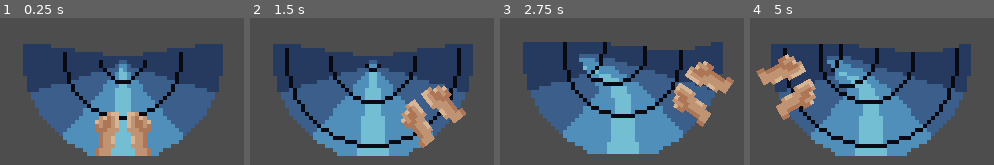
Above: before the commit, frames 1-4 (left to right).
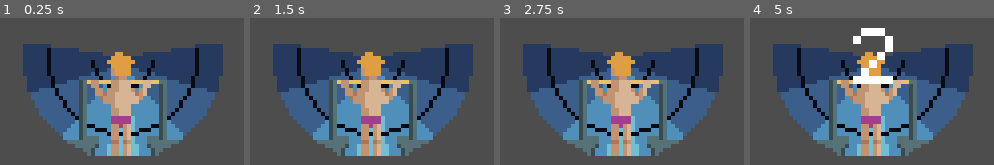
Above: after the commit, the same moments.

Repository: Jin9310/PixelArtJam
Game: Godot game, scene res://Scenes/game.tscn
Same seed, same stepped clock (60 frames per second), same inputs: the game is played once before the commit and once after it.
Inputs:
- Up to frame 1 (0.25 s): no input
- Up to frame 2 (1.5 s): tap Enter at 0.5 s; hold Right (move_right) 0.53-1.28 s; tap 1 (change_anim_1) at 0.6 s; tap 2 (change_anim_2) at 0.8, 1.35 s; hold Left (move_left) from 1.28 s (still down)
- Up to frame 3 (2.75 s): tap 3 (change_anim_3) at 1.55, 2.1 s; release Left (move_left) at 2.03 s; hold Right (move_right) from 2.03 s (still down); tap Space (press_start, bound only after the commit) at 2.3 s
- Up to frame 4 (5 s): tap Space (press_start, bound only after the commit) at 2.85 s; tap 1 (change_anim_1) at 3.05, 3.6 s; release Right (move_right) at 3.53 s; hold Left (move_left) from 3.53 s (still down); tap 2 (change_anim_2) at 3.8, 4.35 s; tap 3 (change_anim_3) at 4.55 s

The runs differ from the first frame. In frame 1, 19% of the frame differs, in the area x 19-82%, y 20-94%; in frame 2, 21%; in frame 3, 27%; in frame 4, 28%, in the area x 2-92%, y 6-94%.

Commit message:
entry anim + hud

Diff:
--- /dev/null
+++ b/Scenes/hud.tscn
@@ -0,0 +1,44 @@
+[gd_scene load_steps=3 format=3 uid="uid://tcqml3ljubd"]
+
+[ext_resource type="Script" path="res://Scripts/hud.gd" id="1_nfrbp"]
+[ext_resource type="FontFile" uid="uid://c18lhfwxil1yk" path="res://fonts/PixelOperator8.ttf" id="2_cv4ba"]
+
+[node name="HUD" type="CanvasLayer"]
+script = ExtResource("1_nfrbp")
+
+[node name="Control" type="Control" parent="."]
+layout_mode = 3
+anchors_preset = 15
+anchor_right = 1.0
+anchor_bottom = 1.0
+grow_horizontal = 2
+grow_vertical = 2
+
+[node name="countdown" type="Label" parent="Control"]
+unique_name_in_owner = true
+visible = false
+layout_mode = 1
+anchors_preset = 8
+anchor_left = 0.5
+anchor_top = 0.5
+anchor_right = 0.5
+anchor_bottom = 0.5
+offset_left = -20.0
+offset_top = -11.5
+offset_right = 20.0
+offset_bottom = 11.5
+grow_horizontal = 2
+grow_vertical = 2
+theme_override_fonts/font = ExtResource("2_cv4ba")
+theme_override_font_sizes/font_size = 64
+text = "GO!"
+horizontal_alignment = 1
+vertical_alignment = 1
+
+[node name="Control2" type="Control" parent="."]
+layout_mode = 3
+anchors_preset = 15
+anchor_right = 1.0
+anchor_bottom = 1.0
+grow_horizontal = 2
+grow_vertical = 2
--- a/Scenes/player.tscn
+++ b/Scenes/player.tscn
@@ -11,6 +11,7 @@
 
 [node name="Sprite2D" type="Sprite2D" parent="."]
 unique_name_in_owner = true
+visible = false
 texture = ExtResource("2_lxitd")
 
 [node name="CollisionShape2D" type="CollisionShape2D" parent="."]
--- a/Scenes/tube.tscn
+++ b/Scenes/tube.tscn
@@ -19,6 +19,100 @@
 "transitions": PackedFloat32Array(1),
 "update": 1,
 "values": [0]
+}
+
+[sub_resource type="Animation" id="Animation_h6bsl"]
+resource_name = "build_left"
+length = 0.3
+tracks/0/type = "value"
+tracks/0/imported = false
+tracks/0/enabled = true
+tracks/0/path = NodePath("Sprite2D:frame")
+tracks/0/interp = 1
+tracks/0/loop_wrap = true
+tracks/0/keys = {
+"times": PackedFloat32Array(0, 0.1, 0.2),
+"transitions": PackedFloat32Array(1, 1, 1),
+"update": 1,
+"values": [15, 16, 17]
+}
+
+[sub_resource type="Animation" id="Animation_jcsor"]
+resource_name = "build_right"
+length = 0.3
+tracks/0/type = "value"
+tracks/0/imported = false
+tracks/0/enabled = true
+tracks/0/path = NodePath("Sprite2D:frame")
+tracks/0/interp = 1
+tracks/0/loop_wrap = true
+tracks/0/keys = {
+"times": PackedFloat32Array(0, 0.1, 0.2),
+"transitions": PackedFloat32Array(1, 1, 1),
+"update": 1,
+"values": [6, 7, 8]
+}
+
+[sub_resource type="Animation" id="Animation_jlw3x"]
+resource_name = "debuild_left"
+length = 0.5
+tracks/0/type = "value"
+tracks/0/imported = false
+tracks/0/enabled = true
+tracks/0/path = NodePath("Sprite2D:frame")
+tracks/0/interp = 1
+tracks/0/loop_wrap = true
+tracks/0/keys = {
+"times": PackedFloat32Array(0, 0.1, 0.2, 0.3, 0.4),
+"transitions": PackedFloat32Array(1, 1, 1, 1, 1),
+"update": 1,
+"values": [18, 19, 0, 1, 2]
+}
+
+[sub_resource type="Animation" id="Animation_cnx37"]
+resource_name = "debuild_right"
+length = 0.5
+tracks/0/type = "value"
+tracks/0/imported = false
+tracks/0/enabled = true
+tracks/0/path = NodePath("Sprite2D:frame")
+tracks/0/interp = 1
+tracks/0/loop_wrap = true
+tracks/0/keys = {
+"times": PackedFloat32Array(0, 0.1, 0.2, 0.3, 0.4),
+"transitions": PackedFloat32Array(1, 1, 1, 1, 1),
+"update": 1,
+"values": [9, 10, 0, 1, 2]
+}
+
+[sub_resource type="Animation" id="Animation_0rbb1"]
+resource_name = "go"
+length = 1.4
+tracks/0/type = "value"
+tracks/0/imported = false
+tracks/0/enabled = true
+tracks/0/path = NodePath("Sprite2D:frame")
+tracks/0/interp = 1
+tracks/0/loop_wrap = true
+tracks/0/keys = {
+"times": PackedFloat32Array(0, 0.1, 0.2, 0.3, 0.4, 0.5, 0.6, 0.7, 0.8, 0.9, 1, 1.1, 1.2, 1.3),
+"transitions": PackedFloat32Array(1, 1, 1, 1, 1, 1, 1, 1, 1, 1, 1, 1, 1, 1),
+"update": 1,
+"values": [22, 23, 24, 25, 26, 27, 28, 29, 30, 31, 32, 33, 34, 35]
+}
+tracks/1/type = "method"
+tracks/1/imported = false
+tracks/1/enabled = true
+tracks/1/path = NodePath(".")
+tracks/1/interp = 1
+tracks/1/loop_wrap = true
+tracks/1/keys = {
+"times": PackedFloat32Array(1.4),
+"transitions": PackedFloat32Array(1),
+"values": [{
+"args": [],
+"method": &"starting_straight_anim"
+}]
 }
 
 [sub_resource type="Animation" id="Animation_lhoj6"]
@@ -83,6 +177,37 @@
 }]
 }
 
+[sub_resource type="Animation" id="Animation_pdpgb"]
+resource_name = "start_anim"
+length = 1.5
+loop_mode = 1
+tracks/0/type = "value"
+tracks/0/imported = false
+tracks/0/enabled = true
+tracks/0/path = NodePath("Sprite2D:frame")
+tracks/0/interp = 1
+tracks/0/loop_wrap = true
+tracks/0/keys = {
+"times": PackedFloat32Array(0, 0.1, 0.2, 0.3, 0.4, 0.5, 0.6, 0.7, 0.8, 0.9, 1, 1.1, 1.2, 1.3, 1.4),
+"transitions": PackedFloat32Array(1, 1, 1, 1, 1, 1, 1, 1, 1, 1, 1, 1, 1, 1, 1),
+"update": 1,
+"values": [0, 1, 2, 0, 1, 2, 0, 1, 2, 0, 1, 2, 0, 1, 2]
+}
+tracks/1/type = "method"
+tracks/1/imported = false
+tracks/1/enabled = true
+tracks/1/path = NodePath(".")
+tracks/1/interp = 1
+tracks/1/loop_wrap = true
+tracks/1/keys = {
+"times": PackedFloat32Array(1.5),
+"transitions": PackedFloat32Array(1),
+"values": [{
+"args": [],
+"method": &"change_piece"
+}]
+}
+
 [sub_resource type="Animation" id="Animation_jyygu"]
 resource_name = "straight"
 length = 1.2
@@ -114,68 +239,21 @@
 }]
 }
 
-[sub_resource type="Animation" id="Animation_jcsor"]
-resource_name = "build_right"
-length = 0.3
-tracks/0/type = "value"
-tracks/0/imported = false
-tracks/0/enabled = true
-tracks/0/path = NodePath("Sprite2D:frame")
-tracks/0/interp = 1
-tracks/0/loop_wrap = true
-tracks/0/keys = {
-"times": PackedFloat32Array(0, 0.1, 0.2),
-"transitions": PackedFloat32Array(1, 1, 1),
-"update": 1,
-"values": [6, 7, 8]
-}
-
-[sub_resource type="Animation" id="Animation_cnx37"]
-resource_name = "debuild_right"
-length = 0.5
-tracks/0/type = "value"
-tracks/0/imported = false
-tracks/0/enabled = true
-tracks/0/path = NodePath("Sprite2D:frame")
-tracks/0/interp = 1
-tracks/0/loop_wrap = true
-tracks/0/keys = {
-"times": PackedFloat32Array(0, 0.1, 0.2, 0.3, 0.4),
-"transitions": PackedFloat32Array(1, 1, 1, 1, 1),
-"update": 1,
-"values": [9, 10, 0, 1, 2]
-}
-
-[sub_resource type="Animation" id="Animation_h6bsl"]
-resource_name = "build_left"
-length = 0.3
-tracks/0/type = "value"
-tracks/0/imported = false
-tracks/0/enabled = true
-tracks/0/path = NodePath("Sprite2D:frame")
-tracks/0/interp = 1
-tracks/0/loop_wrap = true
-tracks/0/keys = {
-"times": PackedFloat32Array(0, 0.1, 0.2),
-"transitions": PackedFloat32Array(1, 1, 1),
-"update": 1,
-"values": [15, 16, 17]
-}
-
-[sub_resource type="Animation" id="Animation_jlw3x"]
-resource_name = "debuild_left"
-length = 0.5
-tracks/0/type = "value"
-tracks/0/imported = false
-tracks/0/enabled = true
-tracks/0/path = NodePath("Sprite2D:frame")
-tracks/0/interp = 1
-tracks/0/loop_wrap = true
-tracks/0/keys = {
-"times": PackedFloat32Array(0, 0.1, 0.2, 0.3, 0.4),
-"transitions": PackedFloat32Array(1, 1, 1, 1, 1),
-"update": 1,
-"values": [18, 19, 0, 1, 2]
+[sub_resource type="Animation" id="Animation_1okso"]
+resource_name = "waiting"
+length = 0.1
+loop_mode = 1
+tracks/0/type = "value"
+tracks/0/imported = false
+tracks/0/enabled = true
+tracks/0/path = NodePath("Sprite2D:frame")
+tracks/0/interp = 1
+tracks/0/loop_wrap = true
+tracks/0/keys = {
+"times": PackedFloat32Array(0),
+"transitions": PackedFloat32Array(1),
+"update": 1,
+"values": [21]
 }
 
 [sub_resource type="AnimationLibrary" id="AnimationLibrary_j5myd"]
@@ -185,9 +263,12 @@
 "build_right": SubResource("Animation_jcsor"),
 "debuild_left": SubResource("Animation_jlw3x"),
 "debuild_right": SubResource("Animation_cnx37"),
+"go": SubResource("Animation_0rbb1"),
 "left": SubResource("Animation_lhoj6"),
 "right": SubResource("Animation_ycf83"),
-"straight": SubResource("Animation_jyygu")
+"start_anim": SubResource("Animation_pdpgb"),
+"straight": SubResource("Animation_jyygu"),
+"waiting": SubResource("Animation_1okso")
 }
 
 [sub_resource type="Animation" id="Animation_vsaal"]
@@ -251,7 +332,7 @@
 
 [node name="Sprite2D" type="Sprite2D" parent="."]
 texture = ExtResource("2_ro0xt")
-hframes = 21
+hframes = 36
 
 [node name="CollisionShape2D" type="CollisionShape2D" parent="."]
 visible = false
@@ -261,11 +342,10 @@
 libraries = {
 "": SubResource("AnimationLibrary_j5myd")
 }
-autoplay = "straight"
+autoplay = "waiting"
 
 [node name="Timer" type="Timer" parent="."]
 unique_name_in_owner = true
-autostart = true
 
 [node name="Camera2D" type="Camera2D" parent="."]
 unique_name_in_owner = true
--- a/Scripts/Player.gd
+++ b/Scripts/Player.gd
@@ -1,4 +1,6 @@
 extends CharacterBody2D
+
+@onready var tube: Node = get_node("/root/Game/Tube")
 
 # Circle parameters
 var center := Vector2(576/2, 324/2)  # Center of the circle
@@ -9,6 +11,9 @@
 var angular_speed = 2  # Angular speed of movement
 var min_angle = PI/6  # Minimum angle on the left side (30 degrees)
 var max_angle = 5*PI/6  # Maximum angle on the right side (150 degrees)
+
+func _ready():
+	tube.connect("show_feet", show_feet)
 
 func _physics_process(delta):
 	# Handle player input for movement
@@ -27,3 +32,6 @@
 
 	# Rotate the sprite
 	%Sprite2D.rotation = angle - PI/2  # Adjust rotation to match character's orientation
+
+func show_feet():
+	%Sprite2D.visible = true
--- /dev/null
+++ b/Scripts/hud.gd
@@ -0,0 +1,3 @@
+extends CanvasLayer
+
+@onready var countdown = %countdown
--- a/Scripts/tube.gd
+++ b/Scripts/tube.gd
@@ -1,13 +1,16 @@
 extends Area2D
 
-#play start animation - drop into the tube - it will be a press of SPACE key
+# play start animation - drop into the tube - it will be a press of SPACE key
 # have a countdown 3 2 1 GO! with the background of straight animation which needs to be separated from the current straight animation
-#on GO! timer starts and I start to randomly change the animations
+# on GO! timer starts and I start to randomly change the animations
 # I will change these in change_piece() func
 # after animation is done, this func is called again
 # I will count all animations and will set the finite number for race
 # once I reach that number, straight animation is set with last 5 loops followed by an end animation - fall into the pool
 # final stats continues and hopefully some online leaderboard
+
+signal show_feet
+signal race_start
 
 var center := Vector2(576/2, 324/2+5)  # Center of the screen
 @onready var animation_player = $AnimationPlayer
@@ -23,10 +26,7 @@
 var number_of_rights: int
 var number_of_lefts: int
 
-var timer: float
-
 var countdown: int = 4
-var race_start: bool = false
 
 func _physics_process(delta):
 	var position_of_tube = center
@@ -43,31 +43,13 @@
 	else:
 		%CameraAnim.play("idle")
 
-	timer += delta
-
 	if animation_count == 50:
 		end_of_run()
 
-	if Input.is_action_just_pressed("change_anim_1"):
-		go_right_anim()
-		going_left = false
-		going_right = true
-		going_straight = false
-
-	if Input.is_action_just_pressed("change_anim_2"):
-		go_straight_anim()
-		going_left = false
-		going_right = false
-		going_straight = true
-
-	if Input.is_action_just_pressed("change_anim_3"):
-		go_left_anim()
-		going_left = true
-		going_right = false
-		going_straight = false
+	if Input.is_action_just_pressed("press_start"): #pressing the SPACE starts the countdown
+		%Timer.start()
 
 func end_of_run():
-	print(timer)
 	print("The End")
 
 func go_right_anim():
@@ -102,10 +84,16 @@
 		animation_player.queue("build_left")
 		animation_player.queue("left")
 
+func go_animation():
+	animation_player.play("go")
+
+func starting_straight_anim():
+	emit_signal("show_feet") #feets needs to be hiden up until this point
+	animation_player.play("start_anim")
+
 func change_piece(): #randomly change the animation
 	var random = randi_range(0,2)
 	animation_count += 1
-	#print(animation_count)
 	match random:
 		0:
 			go_straight_anim()
@@ -125,11 +113,12 @@
 
 func _on_timer_timeout():
 	if countdown > 1:
-		print(countdown - 1 )
+		Hud.countdown.visible = true
+		Hud.countdown.text = str(countdown - 1)
 	elif countdown == 1:
-		print("GO!")
-		change_piece()
-		race_start = true
+		Hud.countdown.text = "GO!"
+		go_animation()
+		emit_signal("race_start")
 	else:
-		pass
+		Hud.countdown.visible = false
 	countdown -= 1
--- a/project.godot
+++ b/project.godot
@@ -14,6 +14,10 @@
 run/main_scene="res://Scenes/game.tscn"
 config/features=PackedStringArray("4.2", "GL Compatibility")
 config/icon="res://icon.svg"
+
+[autoload]
+
+Hud="*res://Scenes/hud.tscn"
 
 [display]
 
@@ -60,6 +64,11 @@
 "events": [Object(InputEventKey,"resource_local_to_scene":false,"resource_name":"","device":-1,"window_id":0,"alt_pressed":false,"shift_pressed":false,"ctrl_pressed":false,"meta_pressed":false,"pressed":false,"keycode":0,"physical_keycode":51,"key_label":0,"unicode":51,"echo":false,"script":null)
 ]
 }
+press_start={
+"deadzone": 0.5,
+"events": [Object(InputEventKey,"resource_local_to_scene":false,"resource_name":"","device":-1,"window_id":0,"alt_pressed":false,"shift_pressed":false,"ctrl_pressed":false,"meta_pressed":false,"pressed":false,"keycode":0,"physical_keycode":32,"key_label":0,"unicode":32,"echo":false,"script":null)
+]
+}
 
 [rendering]
 
Binary file changed: Art/SourceFiles/new_slide-Sheet.png
Binary file changed: Art/SourceFiles/new_slide.ase
Not shown: 1 places in Scenes/tube.tscn that only renumber resources
Binary file added: fonts/PixelOperator8-Bold.ttf
Not shown, added: fonts/PixelOperator8-Bold.ttf.import
Binary file added: fonts/PixelOperator8.ttf
Not shown, added: fonts/PixelOperator8.ttf.import
